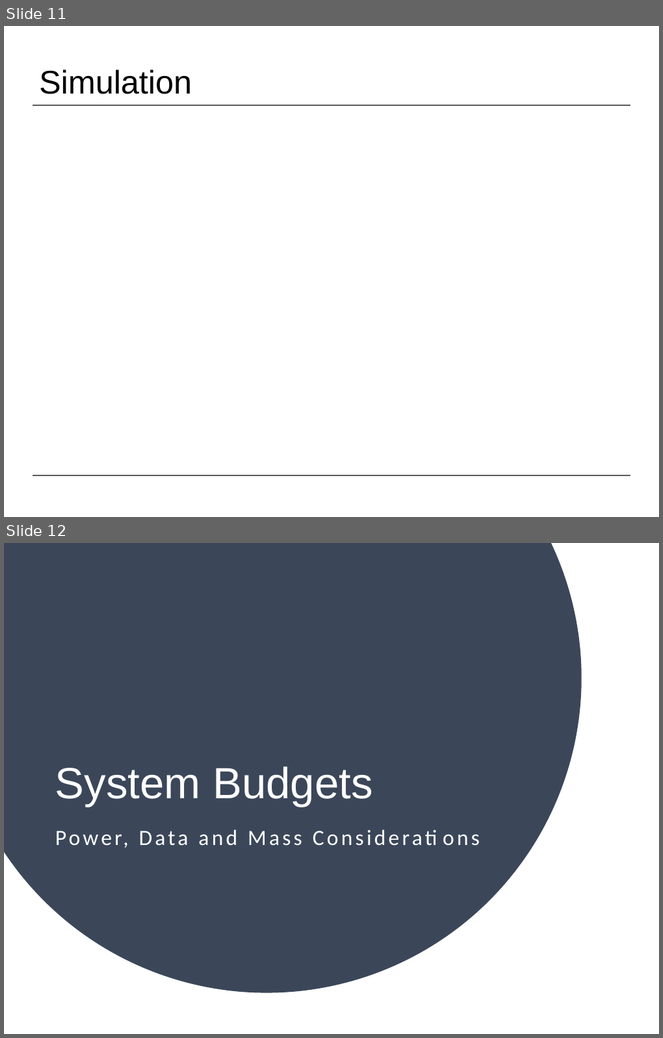
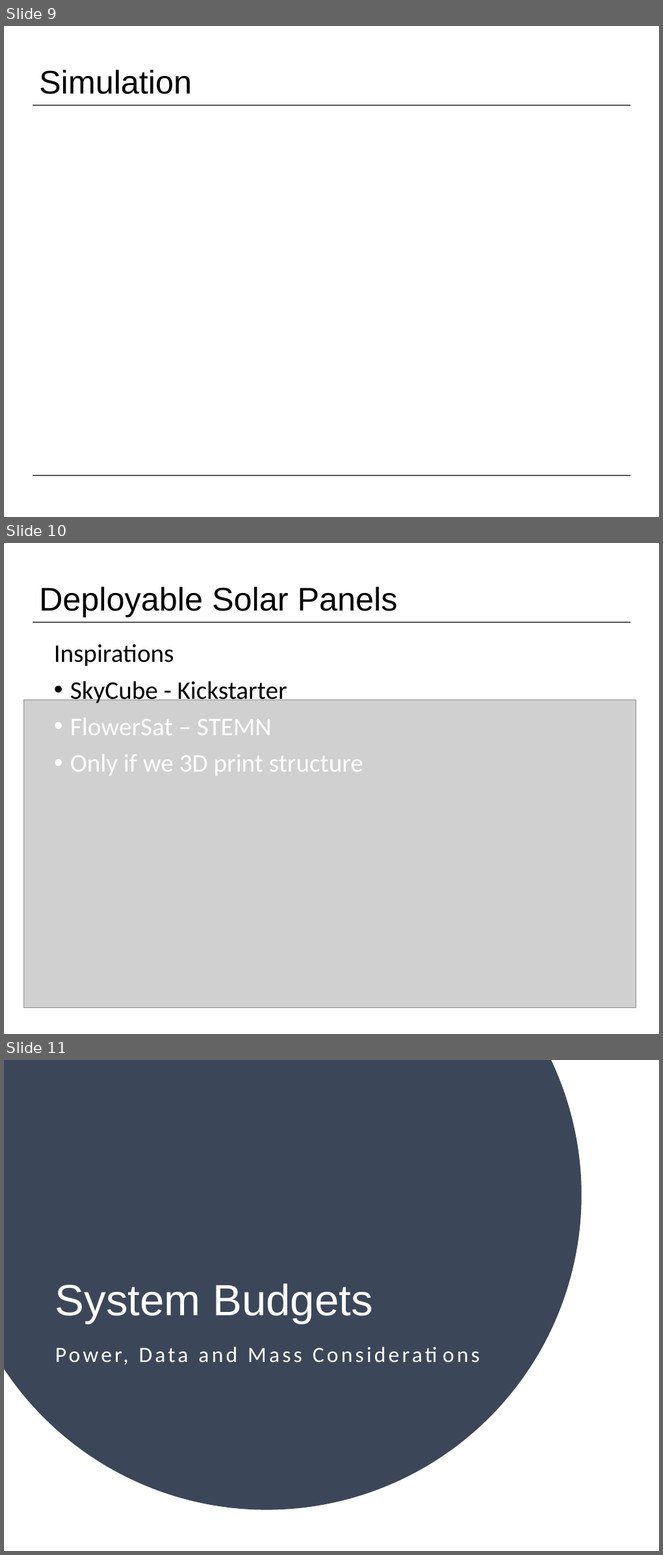
Before and after one commit to NikitaSardesai/AERO3760-Space-Engineering-2, a slide deck: Presentation/SnapSat PDR Presentation.pptx. Shown one above the other, each under a label of ours: slides 11 and 12 before the commit, slides 9, 10 and 11 after it. The pictures are 663x1038 and 663x1555 pixels, drawn with LibreOffice and Linux fonts; fonts in the diff are those of the drawing; grey boxes stand for pictures; background and template pictures are left out. Boxes give left, top, right and bottom in pixels: in the first picture for what was removed or moved away, otherwise in the second. Text is boxed around its words. In the diff, an @@ line names an element or a change of style, - is before the commit and + after.

```diff
--- a/Presentation/SnapSat PDR Presentation.pptx
+++ b/Presentation/SnapSat PDR Presentation.pptx
@@ slide 10 added at (4,543,659,1034), background #FFFFFF; not listed: 1 template element that a slide beside it also shows @@
@@ title added at (39,587,398,617), 36 pt, text #000000 @@
+Deployable Solar Panels
@@ text added at (54,644,363,776), 28 pt, text #FFFFFF @@
+Inspirations
+• SkyCube - Kickstarter
+• FlowerSat – STEMN
+• Only if we 3D print structure
@@ picture added at (24,700,636,1008) @@
@@ what was slide 11 is now slide 9 @@
@@ what was slide 12 is now slide 11 @@
```
Also in this commit, not shown: 8 slides changed, 1 other slide added, 3 other files.
